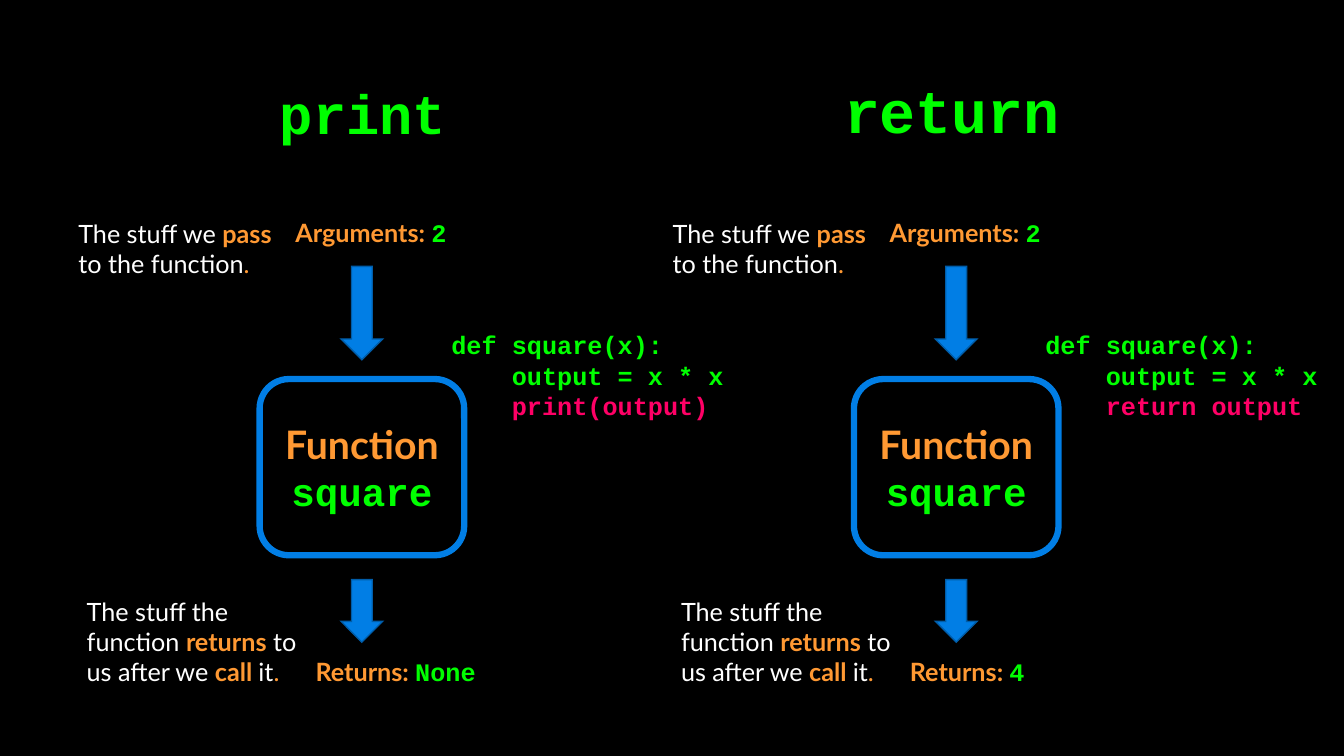
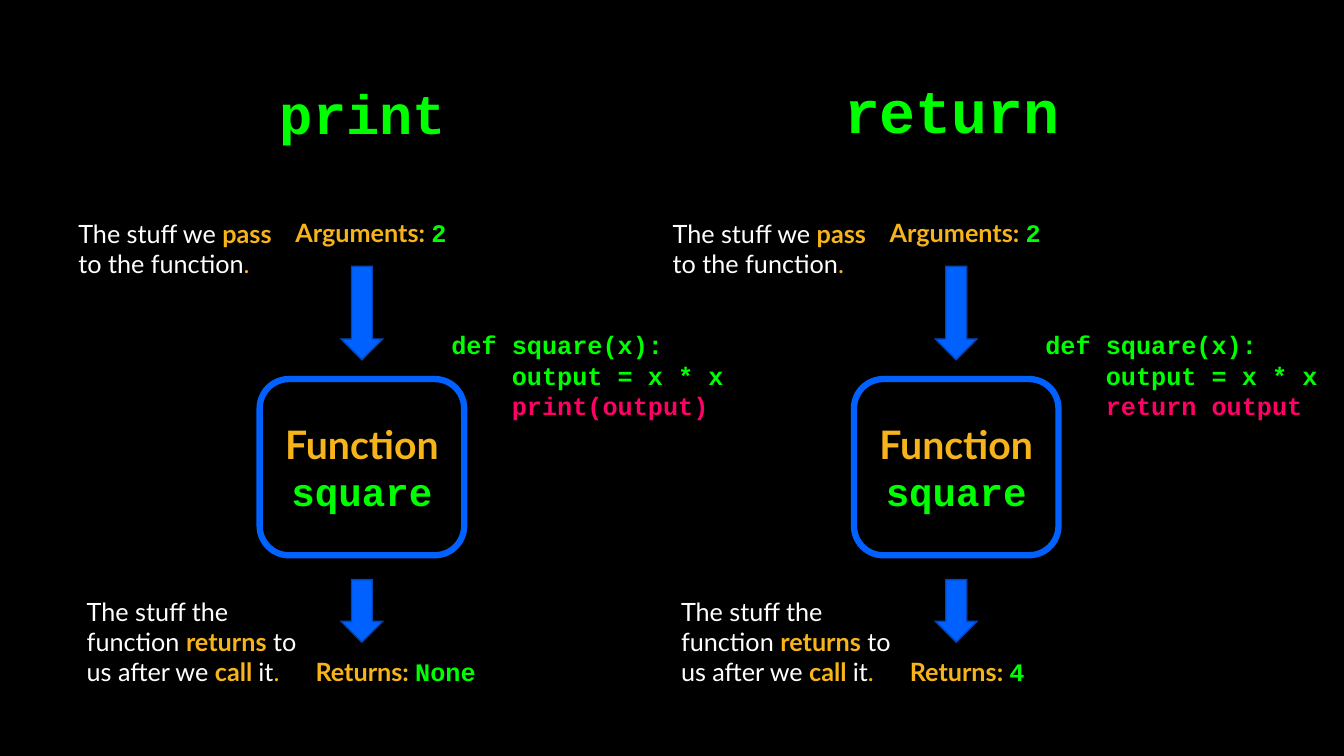
Before and after one commit to APS106/APS106-winter-2024-kinsella-goodfellow, a slide deck: slide 20 of lectures/week4/lecture1/slides/week4_lecture1.pptx. Drawn at 1344x756 pixels with LibreOffice and Linux fonts; fonts in the diff are those of the drawing; background and template pictures are left out. Boxes give left, top, right and bottom in pixels: in the first picture for what was removed or moved away, otherwise in the second. Text is boxed around its words. In the diff, an @@ line names an element or a change of style, - is before the commit and + after.

```diff
--- a/lectures/week4/lecture1/slides/week4_lecture1.pptx
+++ b/lectures/week4/lecture1/slides/week4_lecture1.pptx
@@ text "The stuff we pass to ..." at <box>78,224,271,274</box>: text colour #FF9933 to #F7B41A in "pass function." @@
@@ text "Arguments: 2" at <box>295,223,446,247</box>: text colour #FF9933 to #F7B41A @@
@@ text "The stuff we pass to ..." at <box>673,224,866,274</box>: text colour #FF9933 to #F7B41A in "pass function." @@
@@ text "Arguments: 2" at <box>890,223,1041,247</box>: text colour #FF9933 to #F7B41A @@
@@ fill #017EE5 to #0061FF; outline #015DA9 1 pt to #0048BD 1 pt in 4 elements at <box>936,580,977,642</box>, <box>936,266,977,360</box>, <box>341,580,382,642</box>, <box>341,266,382,360</box> @@
@@ rounded rectangle "Function" at <box>260,379,465,556</box>: outline #017EE5 4.5 pt to #0061FF 4.5 pt @@
@@ rounded rectangle "Function" at <box>854,379,1059,556</box>: outline #017EE5 4.5 pt to #0061FF 4.5 pt @@
@@ text in rounded rectangle at <box>285,430,439,460</box>: text colour #FF9933 to #F7B41A in "Function" @@
@@ text in rounded rectangle at <box>879,430,1033,460</box>: text colour #FF9933 to #F7B41A in "Function" @@
@@ text "The stuff the function returns ..." at <box>87,602,296,682</box>: text colour #FF9933 to #F7B41A in "returns call it." @@
@@ text "The stuff the function returns ..." at <box>681,602,890,682</box>: text colour #FF9933 to #F7B41A in "returns call it." @@
@@ text "Returns: None" at <box>316,662,475,682</box>: text colour #FF9933 to #F7B41A in "Returns:" @@
@@ text "Returns: 4" at <box>910,662,1024,682</box>: text colour #FF9933 to #F7B41A in "Returns:" @@
```
Also in this commit, not shown: 77 other slides changed, 4 other files.
